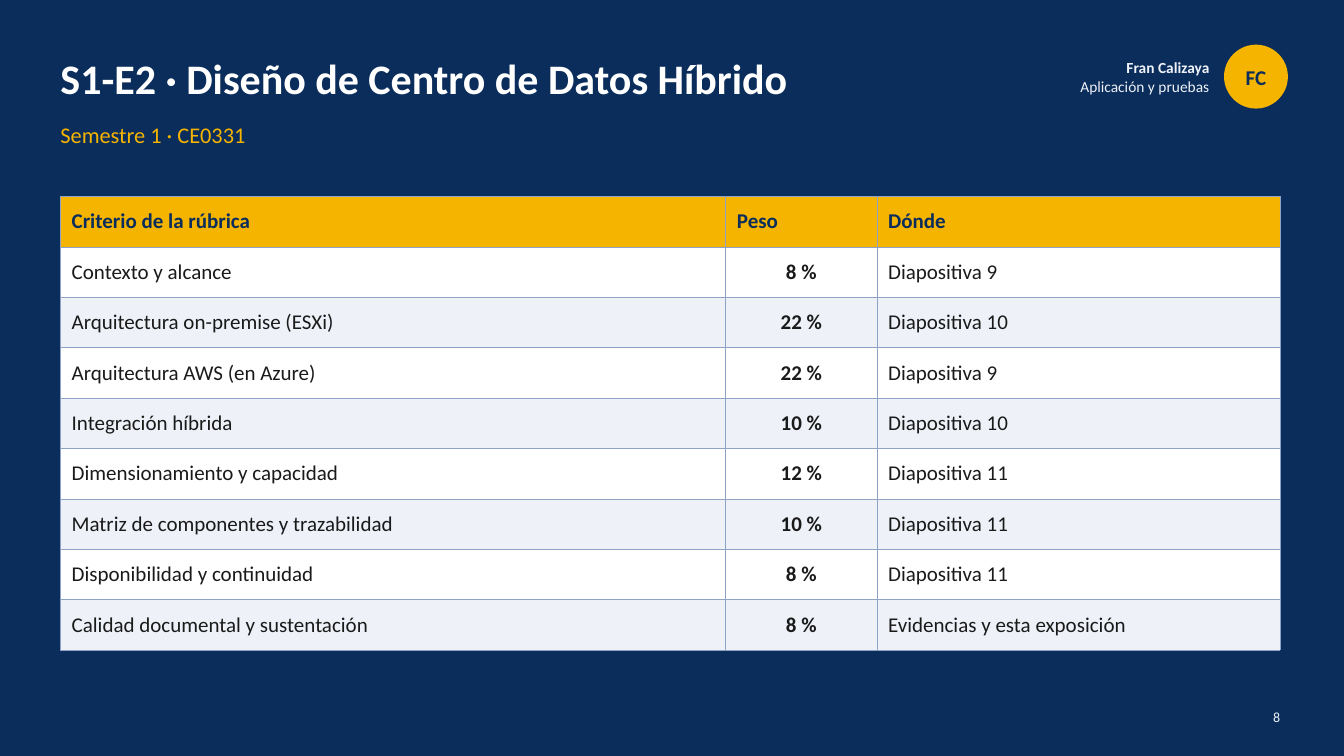
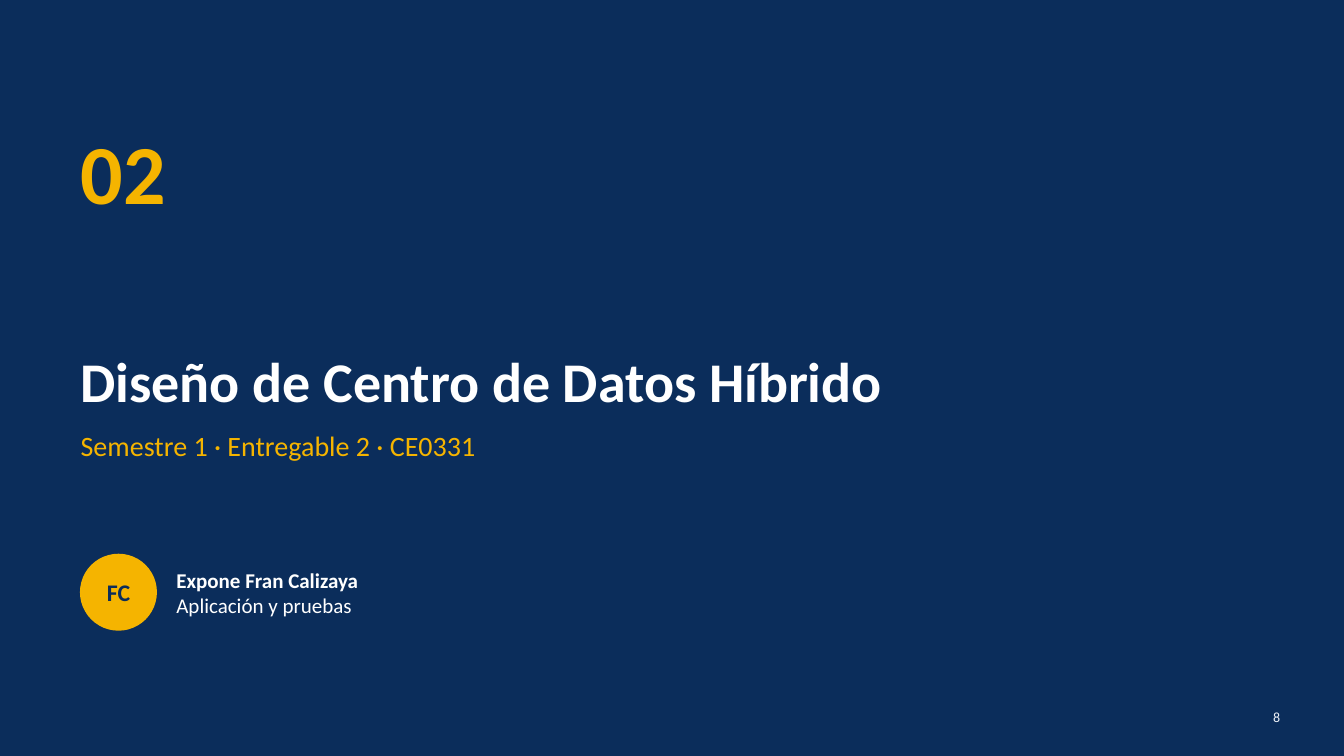
Before and after one commit to francalizaya266-sudo/venga-implantes, a slide deck: slide 8 of docs/entregables/CE03-infraestructura/presentaciones/CE03-Infraestructura-Tecnologica.pptx. Drawn at 1344x756 pixels with LibreOffice and Linux fonts; fonts in the diff are those of the drawing. Boxes give left, top, right and bottom in pixels: in the first picture for what was removed or moved away, otherwise in the second. Text is boxed around its words. In the diff, an @@ line names an element or a change of style, - is before the commit and + after.

```diff
--- a/docs/entregables/CE03-infraestructura/presentaciones/CE03-Infraestructura-Tecnologica.pptx
+++ b/docs/entregables/CE03-infraestructura/presentaciones/CE03-Infraestructura-Tecnologica.pptx
@@ text added at bbox=[81, 149, 166, 205], 60 pt, text #F5B400, bold @@
+02
@@ table removed at bbox=[60, 197, 1280, 640], 9 rows, 3 columns @@
-Criterio de la rúbrica | Peso | Dónde
-Contexto y alcance | 8 % | Diapositiva 9
-Arquitectura on-premise (ESXi) | 22 % | Diapositiva 10
-Arquitectura AWS (en Azure) | 22 % | Diapositiva 9
-Integración híbrida | 10 % | Diapositiva 10
-Dimensionamiento y capacidad | 12 % | Diapositiva 11
-Matriz de componentes y trazabilidad | 10 % | Diapositiva 11
-Disponibilidad y continuidad | 8 % | Diapositiva 11
-Calidad documental y sustentación | 8 % | Evidencias y esta exposición
@@ title "Diseño de Centro de Datos ..." at bbox=[81, 362, 882, 403]: vertical alignment middle to bottom @@
@@ title at bbox=[81, 362, 882, 403]: text changed; size 30 to 40 pt @@
-S1-E2 · Diseño de Centro de Datos Híbrido
+Diseño de Centro de Datos Híbrido
@@ text at bbox=[81, 436, 475, 461]: text changed; size 16 to 20 pt @@
-Semestre 1 · CE0331
+Semestre 1 · Entregable 2 · CE0331
@@ text "FC": place and size @@
-text "FC" at bbox=[1246, 71, 1267, 85]
+text "FC" at bbox=[107, 585, 130, 601]
@@ text "FC" at bbox=[107, 585, 130, 601]: size 15 to 17 pt @@
@@ ellipse: place and size @@
-ellipse at bbox=[1225, 45, 1288, 108]
+ellipse at bbox=[81, 555, 156, 630]
@@ text "Expone Fran Calizaya": place and size @@
-text "Expone Fran Calizaya" at bbox=[1080, 62, 1209, 95]
+text "Expone Fran Calizaya" at bbox=[176, 573, 358, 617]
@@ text at bbox=[176, 573, 358, 592]: text changed; size 11 to 15 pt; text colour #EEF2F8 to #FFFFFF @@
-Fran Calizaya
+Expone Fran Calizaya
@@ text at bbox=[176, 598, 352, 617]: size 11 to 15 pt, text colour #EEF2F8 to #FFFFFF in "Aplicación y pruebas"; alignment right to left @@
```
Also in this commit, not shown: 22 other slides changed, 3 other files.
